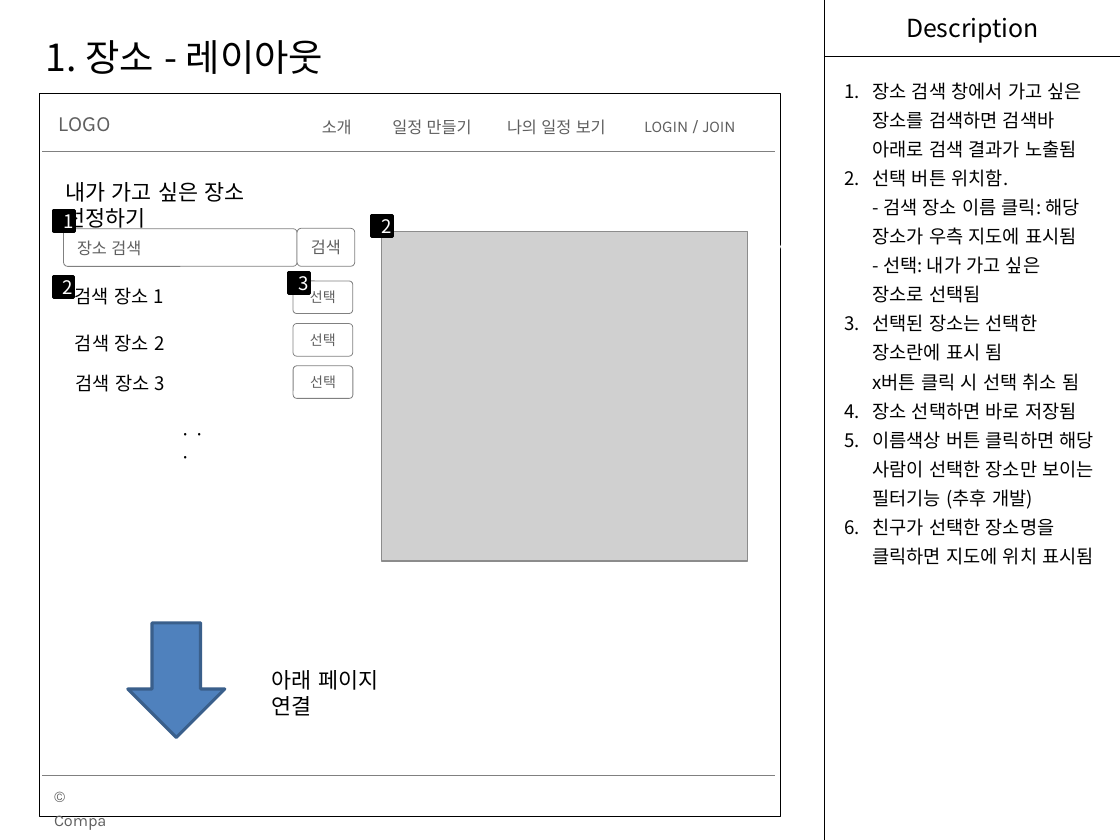
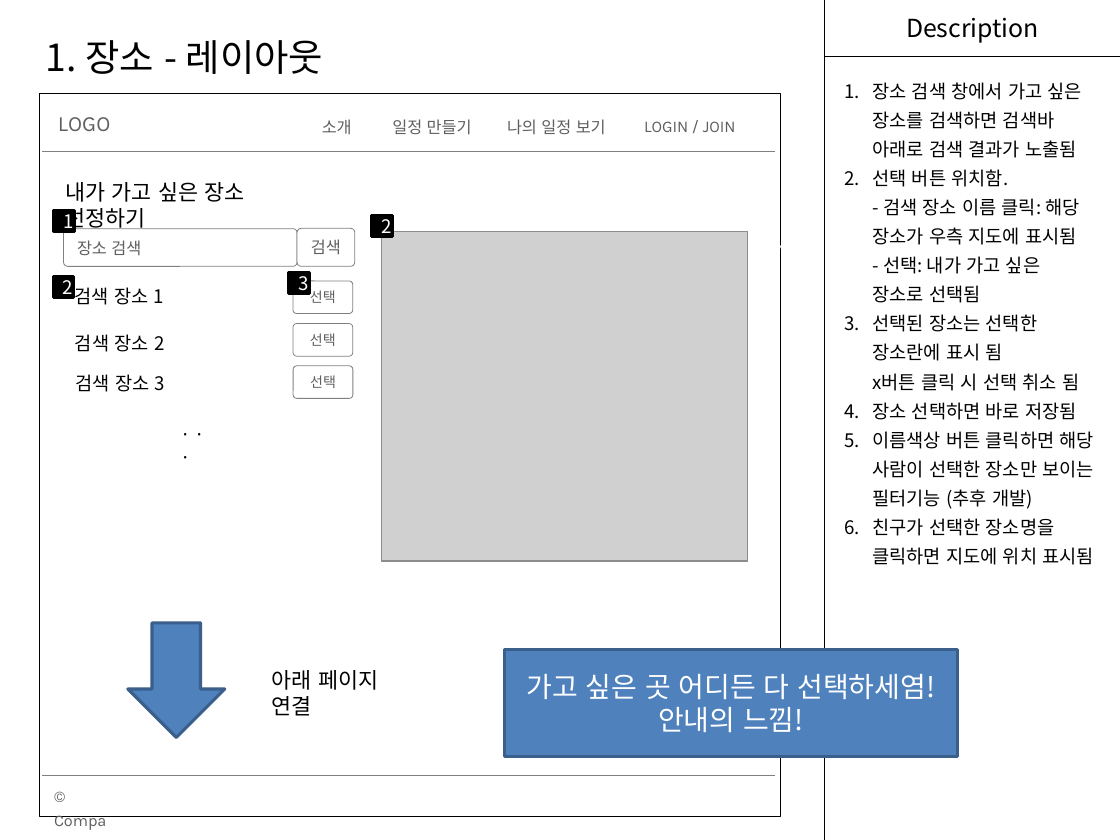
Before and after one commit to Devfarm-study/Toy-Project, a slide deck: slide 2 of MJ/11.장소.pptx. Drawn at 1120x840 pixels with LibreOffice and Linux fonts; fonts in the diff are those of the drawing; grey boxes stand for pictures. Boxes give left, top, right and bottom in pixels: in the first picture for what was removed or moved away, otherwise in the second. Text is boxed around its words. In the diff, an @@ line names an element or a change of style, - is before the commit and + after.

```diff
--- a/MJ/11.장소.pptx
+++ b/MJ/11.장소.pptx
@@ rectangle added at [504,650,956,756], fill #4F81BD, outline #3A5F8C 2 pt, 18 pt, text #FFFFFF @@
+가고 싶은 곳 어디든 다 선택하세염! 안내의 느낌!
```
Also in this commit, not shown: 6 other files.
